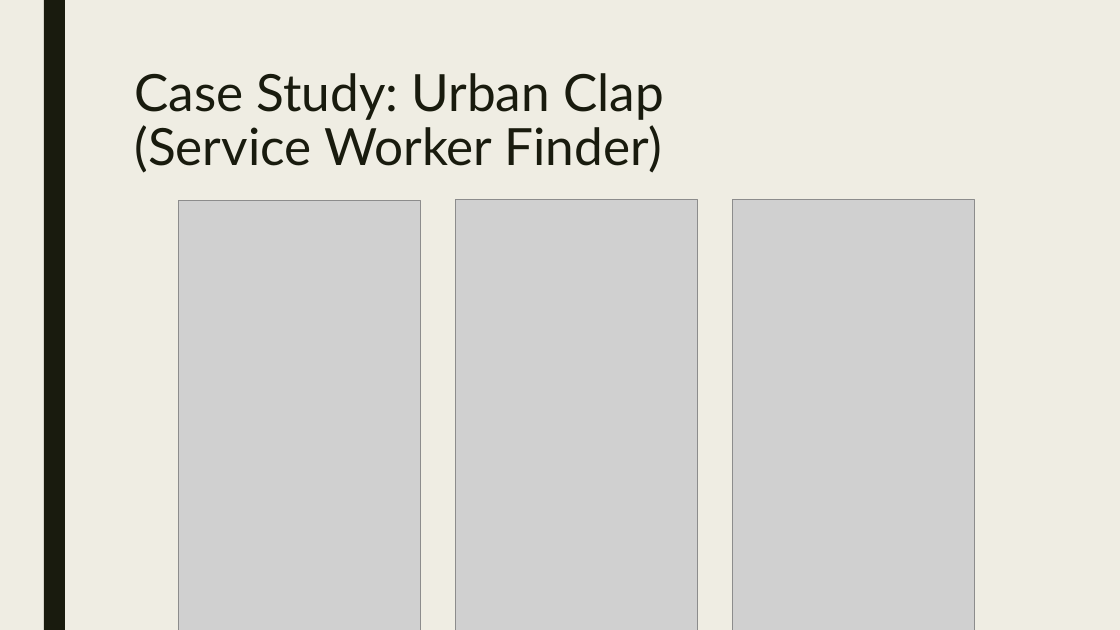
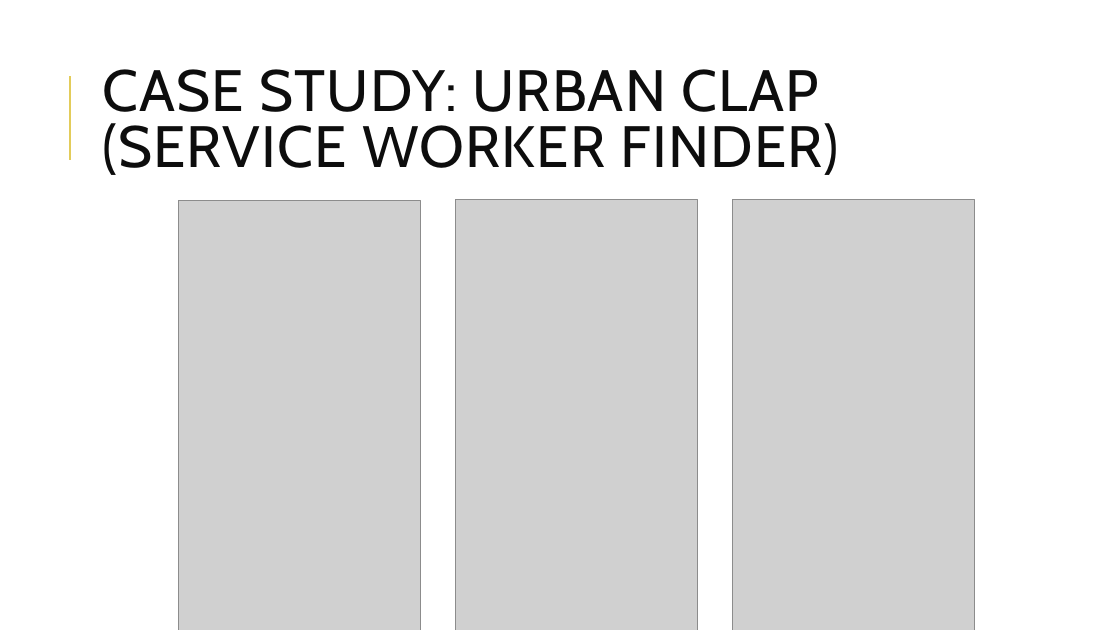
Before and after one commit to bogas04/MVP-Generator, a slide deck: slide 7 of docs/Final/Presentation.pptx (slide 6 before the commit). Drawn at 1120x630 pixels with LibreOffice and Linux fonts; fonts in the diff are those of the drawing; grey boxes stand for pictures. Boxes give left, top, right and bottom in pixels: in the first picture for what was removed or moved away, otherwise in the second. Text is boxed around its words. In the diff, an @@ line names an element or a change of style, - is before the commit and + after.

```diff
--- a/docs/Final/Presentation.pptx
+++ b/docs/Final/Presentation.pptx
@@ background #EFEDE3 to #FFFFFF @@
@@ rectangle removed at (44, 0, 65, 630) @@
@@ title "CASE STUDY: URBAN CLAP (SERVICE ..." at (102, 69, 839, 175): vertical alignment top to middle @@
@@ line added from (70, 160) to (70, 76), #E3CC5A 1.5 pt @@
@@ title at (102, 69, 839, 175): text changed; size 44 to 50 pt; font Lato to Cabin; text colour #191B0E to #0D0D0D @@
-Case Study: Urban Clap
-(Service Worker Finder)
+CASE STUDY: URBAN CLAP
+(SERVICE WORKER FINDER)
```
Also in this commit, not shown: 13 other slides changed, 17 slides added, 13 slides removed, 1 other file.
